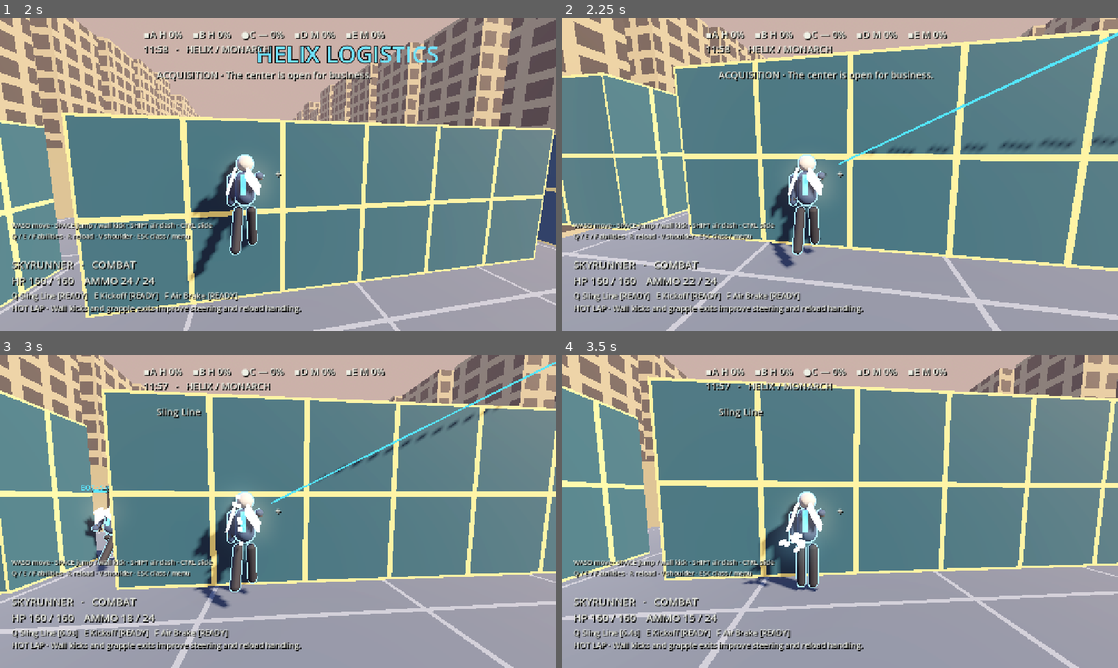
Above: before the commit, frames 1-4 (two rows, left to right).
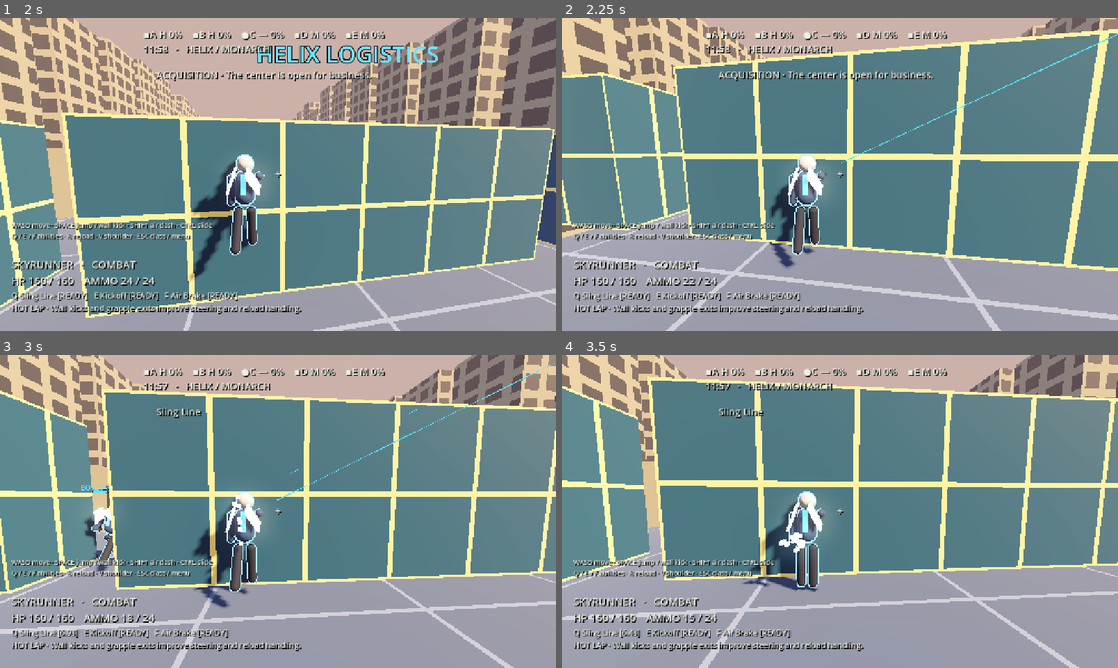
Above: after the commit, the same moments.

Repository: slimefromdq/hostile-takeover
Game: Godot game, scene res://scenes/main.tscn
Two runs of this game, one before a commit and one after it. Both use one fixed random seed, a clock stepped at 60 frames per second and the inputs below.
Inputs (mouse positions are in pixels of both pictures, inside the frame that each line leads up to):
- Up to frame 1 (2 s): click "Play offline · 6v6 bots" at 0.5 s; tap Enter at 1.25 s; move the mouse to (305, 174) at 1.27 s; hold W (forward) from 1.28 s (still down); hold Right mouse button (alt) from 1.28 s (still down); tap Space (jump) at 1.52 s; click (305, 174) at 1.55 s
- Up to frame 2 (2.25 s): keep holding W (forward); move the mouse to (812, 174) at 2.02 s; release Right mouse button (alt) at 2.03 s; click (812, 174) at 2.1 s
- Up to frame 3 (3 s): keep holding W (forward); tap Space (jump) at 2.27 s; right-click (250, 511) at 2.3 s; move the mouse to (289, 505) at 2.77 s; press the mouse at (289, 505) at 2.78 s; tap Q (ability1) at 2.85 s
- Up to frame 4 (3.5 s): keep holding W (forward)

Frame 1 is identical in both runs. In frame 2, 0.7% of the frame differs, in the area x 49-100%, y 4-47%; in frame 3, 0.4%; in frame 4, nothing differs.

Commit message:
Phase 3: class-specific tracers, bolts, impacts, ability rings, compound deployable models, Dead Drop pod
Adds Vfx (tracer styles, travelling bolts, impact sparks, rings, swooshes), extends the trace RPC
with style/impact flags, adds ring_visual RPC, rebuilds turret/pad/cover/smoke as compound models
with Blender override, and a render_effects preview.

Co-Authored-By: Claude Sonnet 5.5 <noreply@anthropic.com>
Claude-Session: https://claude.ai/code/session_01TfbESdZ9sQJagjg1fF95CR

Diff:
--- a/HostileTakeover/scripts/dead_drop.gd
+++ b/HostileTakeover/scripts/dead_drop.gd
@@ -14,16 +14,22 @@
 	source_rid = p.get_rid()
 	velocity = p.direction() * 22 + Vector3.UP * 3
 	var visual := MeshInstance3D.new()
-	var sphere := SphereMesh.new()
-	sphere.radius = 0.12
-	sphere.height = 0.24
-	visual.mesh = sphere
-	var mat := StandardMaterial3D.new()
-	mat.albedo_color = Color("ffe2a3")
-	mat.emission_enabled = true
-	mat.emission = mat.albedo_color
-	visual.material_override = mat
+	var pod := CapsuleMesh.new()
+	pod.radius = 0.14
+	pod.height = 0.5
+	visual.mesh = pod
+	visual.rotation.x = PI / 2
+	visual.material_override = Visuals.glow(Color("ffe2a3"), 2.5)
 	add_child(visual)
+	var band := MeshInstance3D.new()
+	var band_mesh := CylinderMesh.new()
+	band_mesh.top_radius = 0.16
+	band_mesh.bottom_radius = 0.16
+	band_mesh.height = 0.06
+	band.mesh = band_mesh
+	band.rotation.x = PI / 2
+	band.material_override = Visuals.glow(Visuals.team_color(source_team), 3.0)
+	add_child(band)
 
 func _physics_process(dt: float) -> void:
 	if not game.authoritative or game.match_state.winner != -2:
@@ -33,8 +39,10 @@
 	velocity += Vector3.DOWN * 15 * dt
 	var next := global_position + velocity * dt
 	var hit: Dictionary = game.ray(global_position, next, [source_rid])
-	game.show_trace(global_position, next, Color("ffde8d"))
+	game.show_trace(global_position, next, Color("ffde8d"), Vfx.Style.CAPSULE)
 	global_position = next if hit.is_empty() else hit.position
+	if velocity.length() > 0.1 and absf(velocity.normalized().y) < 0.99:
+		look_at(global_position + velocity, Vector3.UP)
 	if not hit.is_empty() or age > 3:
 		for target in game.fighters.values():
 			if target.team == source_team or target.hp <= 0 or target.global_position.distance_to(global_position) >= 2.5:
@@ -43,6 +51,7 @@
 			if sight.is_empty() or sight.collider == target:
 				var direct: bool = not hit.is_empty() and hit.collider == target
 				game.damage_fighter(target, 35 if direct else 15, source_id)
-		game.show_trace(global_position, global_position + Vector3.UP * 2.5, Color.WHITE)
+		game.show_ring(global_position, 2.5, Color("ffde8d"))
+		game.show_trace(global_position, global_position + Vector3.UP * 2.5, Color.WHITE, Vfx.Style.LINE, true)
 		game.play_cue_at(global_position, 150)
 		queue_free()
--- a/HostileTakeover/scripts/deployable.gd
+++ b/HostileTakeover/scripts/deployable.gd
@@ -54,6 +54,7 @@
 		Visuals.add_outline(mat, Visuals.team_color(team).lightened(0.4), 0.03)
 	mesh.material_override = mat
 	add_child(mesh)
+	build_model()
 	if collision_layer != 0:
 		var shape := CollisionShape3D.new()
 		var b := BoxShape3D.new()
@@ -69,6 +70,83 @@
 	display.no_depth_test = false
 	add_child(display)
 
+var chevrons: Array[StandardMaterial3D] = []
+var barrel: Node3D
+
+func _process(_dt: float) -> void:
+	var t := Time.get_ticks_msec() / 1000.0
+	for i in range(chevrons.size()):
+		chevrons[i].emission_energy_multiplier = 0.6 + 2.4 * maxf(0.0, sin(t * 6.0 - i * 1.2))
+
+# Compound stand-ins for the old single boxes. The box mesh stays only to size the collider.
+# An authored model at assets/models/deployables/<kind>.glb replaces these.
+func build_model() -> void:
+	if kind == "double":
+		return
+	var model := Node3D.new()
+	model.name = "Model"
+	add_child(model)
+	mesh.visible = false
+	var authored := AssetLibrary.model("deployables", kind)
+	if authored != null:
+		model.add_child(authored)
+		return
+	var team_col: Color = game.team_color(team)
+	var dark := Color("28323f")
+	match kind:
+		"turret":
+			var base := CharacterRig.cylinder(model, Vector3(0, 0.12, 0), 0.4, 0.46, 0.24, Visuals.solid(dark))
+			Visuals.add_outline(base.material_override, team_col.lightened(0.4), 0.025)
+			var head := CharacterRig.pivot(model, "Head", Vector3(0, 0.6, 0))
+			var shell := CharacterRig.box(head, Vector3.ZERO, Vector3(0.5, 0.36, 0.5), Visuals.solid(team_col.darkened(0.3)))
+			Visuals.add_outline(shell.material_override, team_col.lightened(0.4), 0.025)
+			CharacterRig.cylinder(head, Vector3(0, 0, -0.45), 0.06, 0.06, 0.55, Visuals.solid(Color("8a949c")), Vector3(PI / 2, 0, 0))
+			CharacterRig.sphere(head, Vector3(0, 0.05, -0.74), 0.06, Visuals.glow(team_col, 2.5))
+			barrel = head
+		"pad":
+			var plate := CharacterRig.box(model, Vector3(0, 0.07, 0), Vector3(2.0, 0.14, 2.0), Visuals.solid(dark))
+			Visuals.add_outline(plate.material_override, team_col.lightened(0.4), 0.02)
+			for i in range(3):
+				var mat := Visuals.glow(team_col.lightened(0.2), 1.0)
+				chevrons.append(mat)
+				var arrow := CharacterRig.box(model, Vector3(0, 0.15, 0.55 - i * 0.55), Vector3(0.9, 0.03, 0.14), mat)
+				arrow.rotation.y = 0.0
+				CharacterRig.box(arrow, Vector3(-0.3, 0, 0.1), Vector3(0.4, 0.03, 0.12), mat, Vector3(0, 0.6, 0))
+				CharacterRig.box(arrow, Vector3(0.3, 0, 0.1), Vector3(0.4, 0.03, 0.12), mat, Vector3(0, -0.6, 0))
+		"cover":
+			var slab := CharacterRig.box(model, Vector3(0, 0.9, 0), Vector3(3.5, 1.8, 0.3), Visuals.solid(dark.lightened(0.15)))
+			Visuals.add_outline(slab.material_override, team_col.lightened(0.4), 0.02)
+			CharacterRig.box(model, Vector3(0, 1.75, 0), Vector3(3.5, 0.1, 0.34), Visuals.glow(team_col, 1.6))
+			CharacterRig.box(model, Vector3(0, 0.06, 0), Vector3(3.5, 0.1, 0.34), Visuals.glow(team_col, 1.2))
+			for side in [-1, 1]:
+				CharacterRig.box(model, Vector3(side * 1.6, 0.9, 0), Vector3(0.2, 1.8, 0.4), Visuals.solid(dark))
+		"smoke":
+			var puffs := CPUParticles3D.new()
+			puffs.local_coords = true
+			puffs.amount = 14
+			puffs.lifetime = 2.2
+			puffs.preprocess = 1.0
+			puffs.direction = Vector3.UP
+			puffs.spread = 70.0
+			puffs.initial_velocity_min = 0.05
+			puffs.initial_velocity_max = 0.3
+			puffs.gravity = Vector3.ZERO
+			puffs.emission_shape = CPUParticles3D.EMISSION_SHAPE_SPHERE
+			puffs.emission_sphere_radius = 0.9
+			var ball := SphereMesh.new()
+			ball.radius = 0.7
+			ball.height = 1.4
+			ball.radial_segments = 8
+			ball.rings = 4
+			puffs.mesh = ball
+			var smoke := StandardMaterial3D.new()
+			smoke.albedo_color = Color(0.78, 0.7, 0.9, 0.3)
+			smoke.transparency = BaseMaterial3D.TRANSPARENCY_ALPHA
+			smoke.shading_mode = BaseMaterial3D.SHADING_MODE_UNSHADED
+			puffs.material_override = smoke
+			puffs.position.y = 1.2
+			model.add_child(puffs)
+
 func update_visual() -> void:
 	display.visible = true
 	display.modulate = game.team_color(team)
--- a/HostileTakeover/scripts/fighter.gd
+++ b/HostileTakeover/scripts/fighter.gd
@@ -331,7 +331,7 @@
 		if length > 0.1:
 			var dir := span / length
 			var tilt := Basis(Quaternion(Vector3.UP, dir)) if absf(dir.y) < 0.999 else (Basis.IDENTITY if dir.y > 0 else Basis(Vector3.RIGHT, PI))
-			rope.global_transform = Transform3D(tilt.scaled(Vector3(1, length, 1)), hand + span * 0.5)
+			rope.global_transform = Transform3D(tilt * Basis.from_scale(Vector3(1, length, 1)), hand + span * 0.5)
 			rope.visible = true
 		else:
 			rope.visible = false
--- a/HostileTakeover/scripts/game.gd
+++ b/HostileTakeover/scripts/game.gd
@@ -554,12 +554,12 @@
 			var hit := ray(p.muzzle(), p.aim_point(), [p.get_rid()])
 			if not hit.is_empty() and hit.collider is Deployable and hit.collider.team == p.team:
 				hit.collider.hp = minf(hit.collider.max_hp, hit.collider.hp + 30)
-			show_trace(p.muzzle(), hit.position if not hit.is_empty() else p.aim_point(), team_color(p.team))
+			show_trace(p.muzzle(), hit.position if not hit.is_empty() else p.aim_point(), team_color(p.team), Vfx.Style.REPAIR)
 		elif p.class_id == 2 and p.alt_timer <= 0:
 			p.alt_timer = 0.65 if p.gun_buff > 0 else 0.9
 			if cone_attack(p, 3.0, 75, 0.35, 3.0) > 0:
 				p.melee_buff = 2.0
-			show_trace(p.muzzle(), p.muzzle() + p.horizontal_direction() * 3, Color.WHITE)
+			show_trace(p.muzzle(), p.muzzle() + p.horizontal_direction() * 3, Color.WHITE, Vfx.Style.SWOOSH)
 	else:
 		p.charge = 0
 	# Bursts finish their committed three-shot sequence even if fire is released.
@@ -609,7 +609,10 @@
 			toward = (best.global_position + Vector3.UP - from).normalized()
 	var hit := ray(from, from + toward * p.spec.reach, [p.get_rid()])
 	var end: Vector3 = from + toward * p.spec.reach if hit.is_empty() else hit.position
-	show_trace(from, end, team_color(p.team))
+	var style: int = [Vfx.Style.SKYRUNNER, Vfx.Style.ARC, Vfx.Style.ENFORCER, Vfx.Style.MIRAGE][p.class_id]
+	if p.class_id == 0 and amount > 30.0:
+		style = Vfx.Style.CHARGED
+	show_trace(from, end, team_color(p.team), style, not hit.is_empty())
 	if hit.is_empty():
 		p.consecutive_hits = 0
 		return
@@ -620,7 +623,7 @@
 		var bounce := toward.bounce(hit.normal)
 		var start: Vector3 = hit.position + hit.normal * 0.04
 		var second := ray(start, start + bounce * remaining, [p.get_rid()])
-		show_trace(start, start + bounce * remaining if second.is_empty() else second.position, Color("ffe0ab"))
+		show_trace(start, start + bounce * remaining if second.is_empty() else second.position, Color("ffe0ab"), Vfx.Style.BOUNCE, not second.is_empty())
 		if not second.is_empty():
 			apply_hit(p, second, amount)
 	# Double echoes are visual only, never a second damage ray.
@@ -728,9 +731,11 @@
 							p.hot_lap = 2
 				1:
 					p.velocity += Vector3.UP * 11 + p.horizontal_direction() * 3
+					show_ring(p.global_position, 1.6, team_color(p.team))
 					play_cue_at(p.global_position, 200)
 				2:
 					p.brake_time = 2
+					show_ring(p.global_position + Vector3.UP * 0.6, 1.2, Color("ffe2a3"))
 		1:
 			match slot:
 				0, 1:
@@ -758,6 +763,9 @@
 			match slot:
 				0:
 					p.rush_time = 0.5
+					show_ring(p.global_position, 1.8, Color("ff8a4c"))
+					show_trace(p.global_position + Vector3.UP * 0.8, p.global_position + Vector3.UP * 0.8 + p.horizontal_direction() * 8, Color("ffd9a0"), Vfx.Style.SWOOSH)
+
 					p.rush_hit.clear()
 				1:
 					var place := placement(p, 4)
@@ -767,6 +775,8 @@
 						create_entity(p, "cover", place, 180, 8)
 				2:
 					cone_attack(p, 5, 30, 0.4, 9)
+					show_ring(p.global_position, 5.0, team_color(p.team))
+					show_trace(p.global_position + Vector3.UP * 0.6, p.global_position + Vector3.UP * 0.6 + p.horizontal_direction() * 5, Color("ffd9a0"), Vfx.Style.SWOOSH)
 					play_cue_at(p.global_position, 100)
 		3:
 			match slot:
@@ -783,6 +793,7 @@
 					throw_capsule(p)
 				2:
 					create_entity(p, "smoke", p.global_position, 1, 3)
+					show_ring(p.global_position, 2.5, Color("c7a8f1"))
 					p.conceal = 2.5
 	if success:
 		p.cooldowns[slot] = p.spec.cooldowns[slot]
@@ -870,6 +881,7 @@
 			for p in fighters.values():
 				if p.hp > 0 and p.global_position.distance_to(e.global_position) < 1.7:
 					p.velocity.y = 13
+					show_ring(e.global_position, 1.7, team_color(e.team))
 					e.timer = 0.7
 					play_cue_at(e.global_position, 500)
 		elif e.kind == "turret" and e.timer <= 0:
@@ -883,7 +895,7 @@
 				if not hit.is_empty() and hit.collider == target:
 					damage_fighter(target, 6, e.owner_id)
 					e.timer = 0.3
-					show_trace(from, hit.position, team_color(e.team))
+					show_trace(from, hit.position, team_color(e.team), Vfx.Style.SKYRUNNER, true)
 					break
 		e.update_visual()
 
@@ -972,29 +984,23 @@
 	elif p.class_id == 0 and target != null and rng.randf() < dt * 0.1:
 		p.edges |= 16
 
-func show_trace(from: Vector3, to: Vector3, color: Color) -> void:
-	trace_visual(from, to, color)
+func show_trace(from: Vector3, to: Vector3, color: Color, style: int = 0, with_impact: bool = false) -> void:
+	trace_visual(from, to, color, style, with_impact)
 	if authoritative and multiplayer.get_peers().size() > 0:
-		trace_visual.rpc(from, to, color)
+		trace_visual.rpc(from, to, color, style, with_impact)
 
 @rpc("authority", "call_remote", "unreliable", 3)
-func trace_visual(from: Vector3, to: Vector3, color: Color) -> void:
-	if from.distance_to(to) < 0.01:
-		return
-	var line := MeshInstance3D.new()
-	var mesh := CylinderMesh.new()
-	mesh.top_radius = 0.018
-	mesh.bottom_radius = 0.018
-	mesh.height = from.distance_to(to)
-	line.mesh = mesh
-	var mat := StandardMaterial3D.new()
-	mat.albedo_color = color
-	mat.shading_mode = BaseMaterial3D.SHADING_MODE_UNSHADED
-	line.material_override = mat
-	tracer_root.add_child(line)
-	line.global_position = (from + to) / 2
-	line.quaternion = Quaternion(Vector3.UP, (to - from).normalized())
-	get_tree().create_timer(0.08).timeout.connect(line.queue_free)
+func trace_visual(from: Vector3, to: Vector3, color: Color, style: int = 0, with_impact: bool = false) -> void:
+	Vfx.tracer(tracer_root, from, to, style, color, with_impact)
+
+func show_ring(pos: Vector3, radius: float, color: Color) -> void:
+	ring_visual(pos, radius, color)
+	if authoritative and multiplayer.get_peers().size() > 0:
+		ring_visual.rpc(pos, radius, color)
+
+@rpc("authority", "call_remote", "unreliable", 3)
+func ring_visual(pos: Vector3, radius: float, color: Color) -> void:
+	Vfx.ring(tracer_root, pos, radius, color)
 
 func hit_feedback(id: int) -> void:
 	if id == local_id:
--- /dev/null
+++ b/HostileTakeover/scripts/vfx.gd
@@ -0,0 +1,190 @@
+class_name Vfx
+extends RefCounted
+
+# Cosmetic combat effects. Damage and hit detection stay hitscan on the authority;
+# these only change how shots, abilities and impacts are drawn.
+
+enum Style { LINE, SKYRUNNER, ARC, REPAIR, ENFORCER, MIRAGE, BOUNCE, CHARGED, SWOOSH, CAPSULE }
+
+const BOLT_SPEED := 140.0
+# Lifetime multiplier; tests raise it to hold effects still for screenshots.
+static var time_scale := 1.0
+static var _materials: Dictionary = {}
+
+static func glow_material(color: Color, energy: float = 2.0) -> StandardMaterial3D:
+	var key := "%s:%s" % [color.to_html(), energy]
+	if not _materials.has(key):
+		var mat := Visuals.glow(color, energy)
+		mat.shading_mode = BaseMaterial3D.SHADING_MODE_UNSHADED
+		_materials[key] = mat
+	return _materials[key]
+
+static func orient(dir: Vector3) -> Basis:
+	if absf(dir.y) > 0.999:
+		return Basis.IDENTITY if dir.y > 0 else Basis(Vector3.RIGHT, PI)
+	return Basis(Quaternion(Vector3.UP, dir))
+
+static func _fade(root: Node3D, node: Node3D, life: float, shrink: Vector3) -> void:
+	var tween := root.create_tween()
+	tween.tween_property(node, "scale", shrink, life * time_scale)
+	tween.tween_callback(node.queue_free)
+
+static func segment(root: Node3D, a: Vector3, b: Vector3, radius: float, color: Color, life: float, energy: float = 2.0) -> void:
+	var length := a.distance_to(b)
+	if length < 0.01:
+		return
+	var node := MeshInstance3D.new()
+	var mesh := CylinderMesh.new()
+	mesh.top_radius = radius
+	mesh.bottom_radius = radius
+	mesh.height = 1.0
+	mesh.radial_segments = 6
+	mesh.rings = 1
+	node.mesh = mesh
+	node.material_override = glow_material(color, energy)
+	node.cast_shadow = GeometryInstance3D.SHADOW_CASTING_SETTING_OFF
+	root.add_child(node)
+	node.global_transform = Transform3D(orient((b - a) / length) * Basis.from_scale(Vector3(1, length, 1)), (a + b) * 0.5)
+	_fade(root, node, life, Vector3(0.0, length, 0.0).max(Vector3(0.001, length, 0.001)))
+
+# Jittering electric arc between two points.
+static func arc(root: Node3D, a: Vector3, b: Vector3, jitter: float, radius: float, color: Color, life: float) -> void:
+	var count := clampi(int(a.distance_to(b) / 2.0) + 4, 4, 12)
+	var previous := a
+	for i in range(1, count + 1):
+		var point := a.lerp(b, float(i) / count)
+		if i < count:
+			point += Vector3(randf_range(-jitter, jitter), randf_range(-jitter, jitter), randf_range(-jitter, jitter))
+		segment(root, previous, point, radius, color, life, 3.0)
+		previous = point
+
+# A short bright slug travelling from muzzle to target so the direction of fire is visible.
+static func bolt(root: Node3D, a: Vector3, b: Vector3, length: float, radius: float, color: Color) -> void:
+	var distance := a.distance_to(b)
+	if distance < length * 1.5:
+		return
+	var dir := (b - a) / distance
+	var node := MeshInstance3D.new()
+	var mesh := CapsuleMesh.new()
+	mesh.radius = radius
+	mesh.height = length
+	node.mesh = mesh
+	node.material_override = glow_material(color.lightened(0.5), 3.0)
+	node.cast_shadow = GeometryInstance3D.SHADOW_CASTING_SETTING_OFF
+	root.add_child(node)
+	var basis := orient(dir)
+	node.global_transform = Transform3D(basis, a + dir * length * 0.5)
+	var tween := root.create_tween()
+	tween.tween_property(node, "global_position", b - dir * length * 0.5, distance / BOLT_SPEED)
+	tween.tween_callback(node.queue_free)
+
+static func flash(root: Node3D, pos: Vector3, radius: float, color: Color, life: float = 0.06) -> void:
+	var node := MeshInstance3D.new()
+	var mesh := SphereMesh.new()
+	mesh.radius = radius
+	mesh.height = radius * 2.0
+	mesh.radial_segments = 8
+	mesh.rings = 4
+	node.mesh = mesh
+	node.material_override = glow_material(color.lightened(0.6), 3.0)
+	node.cast_shadow = GeometryInstance3D.SHADOW_CASTING_SETTING_OFF
+	root.add_child(node)
+	node.global_position = pos
+	_fade(root, node, life, Vector3.ONE * 0.05)
+
+static func impact(root: Node3D, pos: Vector3, color: Color) -> void:
+	flash(root, pos, 0.14, color, 0.08)
+	var sparks := CPUParticles3D.new()
+	sparks.one_shot = true
+	sparks.amount = 10
+	sparks.lifetime = 0.3
+	sparks.explosiveness = 1.0
+	sparks.direction = Vector3.UP
+	sparks.spread = 120.0
+	sparks.initial_velocity_min = 2.0
+	sparks.initial_velocity_max = 5.0
+	sparks.gravity = Vector3(0, -12, 0)
+	var bit := BoxMesh.new()
+	bit.size = Vector3(0.04, 0.04, 0.04)
+	sparks.mesh = bit
+	sparks.material_override = glow_material(color.lightened(0.4), 3.0)
+	root.add_child(sparks)
+	sparks.global_position = pos
+	sparks.emitting = true
+	root.get_tree().create_timer(0.6).timeout.connect(sparks.queue_free)
+
+# Expanding ground ring for area abilities (radius is the final size).
+static func ring(root: Node3D, pos: Vector3, radius: float, color: Color) -> void:
+	var node := MeshInstance3D.new()
+	var mesh := TorusMesh.new()
+	mesh.inner_radius = maxf(0.05, radius - 0.12)
+	mesh.outer_radius = radius
+	mesh.rings = 24
+	mesh.ring_segments = 6
+	node.mesh = mesh
+	node.material_override = glow_material(color, 2.5)
+	node.cast_shadow = GeometryInstance3D.SHADOW_CASTING_SETTING_OFF
+	root.add_child(node)
+	node.global_position = pos + Vector3.UP * 0.12
+	node.scale = Vector3(0.2, 0.6, 0.2)
+	var tween := root.create_tween().set_parallel(true)
+	tween.tween_property(node, "scale", Vector3(1.0, 0.05, 1.0), 0.4 * time_scale)
+	tween.chain().tween_callback(node.queue_free)
+
+# Wide flat swipe for melee and cone abilities.
+static func swoosh(root: Node3D, a: Vector3, b: Vector3, width: float, color: Color) -> void:
+	var length := a.distance_to(b)
+	if length < 0.05:
+		return
+	var node := MeshInstance3D.new()
+	var mesh := BoxMesh.new()
+	mesh.size = Vector3(width, 0.05, length)
+	node.mesh = mesh
+	var mat := StandardMaterial3D.new()
+	mat.albedo_color = Color(color, 0.45)
+	mat.transparency = BaseMaterial3D.TRANSPARENCY_ALPHA
+	mat.shading_mode = BaseMaterial3D.SHADING_MODE_UNSHADED
+	mat.emission_enabled = true
+	mat.emission = color
+	node.material_override = mat
+	node.cast_shadow = GeometryInstance3D.SHADOW_CASTING_SETTING_OFF
+	root.add_child(node)
+	var mid := (a + b) * 0.5
+	node.global_transform = Transform3D(Basis.looking_at(b - a, Vector3.UP), mid)
+	_fade(root, node, 0.18, Vector3(1.2, 0.2, 1.0))
+
+static func tracer(root: Node3D, from: Vector3, to: Vector3, style: int, color: Color, with_impact: bool) -> void:
+	if from.distance_to(to) < 0.01:
+		return
+	match style:
+		Style.SKYRUNNER:
+			segment(root, from, to, 0.012, color, 0.12)
+			bolt(root, from, to, 1.4, 0.03, color)
+			flash(root, from, 0.08, color)
+		Style.ARC:
+			arc(root, from, to, 0.14, 0.018, color.lightened(0.4), 0.1)
+		Style.REPAIR:
+			arc(root, from, to, 0.05, 0.03, Color("7dff9a"), 0.16)
+		Style.ENFORCER:
+			segment(root, from, to, 0.03, color, 0.1)
+			bolt(root, from, to, 2.4, 0.05, color)
+			flash(root, from, 0.14, Color("ffd9a0"))
+		Style.MIRAGE:
+			segment(root, from, to, 0.01, Color("c7a8f1"), 0.2)
+			bolt(root, from, to, 1.6, 0.025, Color("c7a8f1"))
+			flash(root, from, 0.07, Color("c7a8f1"))
+		Style.BOUNCE:
+			segment(root, from, to, 0.014, Color("f0dcff"), 0.32)
+		Style.CHARGED:
+			segment(root, from, to, 0.06, color, 0.22, 3.0)
+			segment(root, from, to, 0.02, Color.WHITE, 0.14, 3.0)
+			ring(root, to, 0.8, color)
+			flash(root, from, 0.18, color)
+		Style.SWOOSH:
+			swoosh(root, from, to, 2.4, color)
+		Style.CAPSULE:
+			segment(root, from, to, 0.07, Color("ffde8d"), 0.3, 3.0)
+		_:
+			segment(root, from, to, 0.018, color, 0.08, 1.0)
+	if with_impact:
+		impact(root, to, color)
--- /dev/null
+++ b/HostileTakeover/tests/render_effects.gd
@@ -0,0 +1,40 @@
+extends SceneTree
+
+# Renders res://preview_effects.png: tracer styles, rings, impacts and deployable models.
+func _initialize() -> void:
+	call_deferred("run")
+
+func run() -> void:
+	var game = load("res://scenes/main.tscn").instantiate()
+	root.add_child(game)
+	game.start_game("offline")
+	game.set_physics_process(false)
+	for p in game.fighters.values():
+		p.global_position = Vector3(0, -50, 80)
+	var me: Fighter = game.local_player()
+	me.global_position = Vector3(30, 0, -3)
+	me.camera.current = false
+	var kinds := ["turret", "pad", "cover", "smoke"]
+	for i in range(4):
+		game.create_entity(me, kinds[i], Vector3(-6 + i * 4.0, 0.05, -14), 100, 90)
+	var cam := Camera3D.new()
+	game.add_child(cam)
+	cam.fov = 60
+	cam.global_position = Vector3(0, 2.2, 1.0)
+	cam.look_at(Vector3(0, 1.2, -12))
+	cam.current = true
+	game.hud.hide()
+	Vfx.time_scale = 12.0
+	await create_timer(0.6).timeout
+	var col: Color = game.team_color(0)
+	var styles := [1, 2, 3, 4, 5, 6, 7]
+	for i in range(styles.size()):
+		var x := -6.0 + i * 2.0
+		game.show_trace(Vector3(x, 1.5, -4), Vector3(x, 1.5 + 0.2 * i, -16), col, styles[i], true)
+	game.show_ring(Vector3(0, 0, -9), 2.5, Color("ffde8d"))
+	game.show_trace(Vector3(-1, 1.2, -4), Vector3(-1, 1.2, -9), Color.WHITE, 8)
+	await create_timer(0.15).timeout
+	await RenderingServer.frame_post_draw
+	root.get_texture().get_image().save_png("res://preview_effects.png")
+	print("EFFECTS SAVED")
+	quit()
Not shown, added: HostileTakeover/preview_classes.png.import
Binary file added: HostileTakeover/preview_effects.png
Not shown, added: HostileTakeover/scripts/vfx.gd.uid
